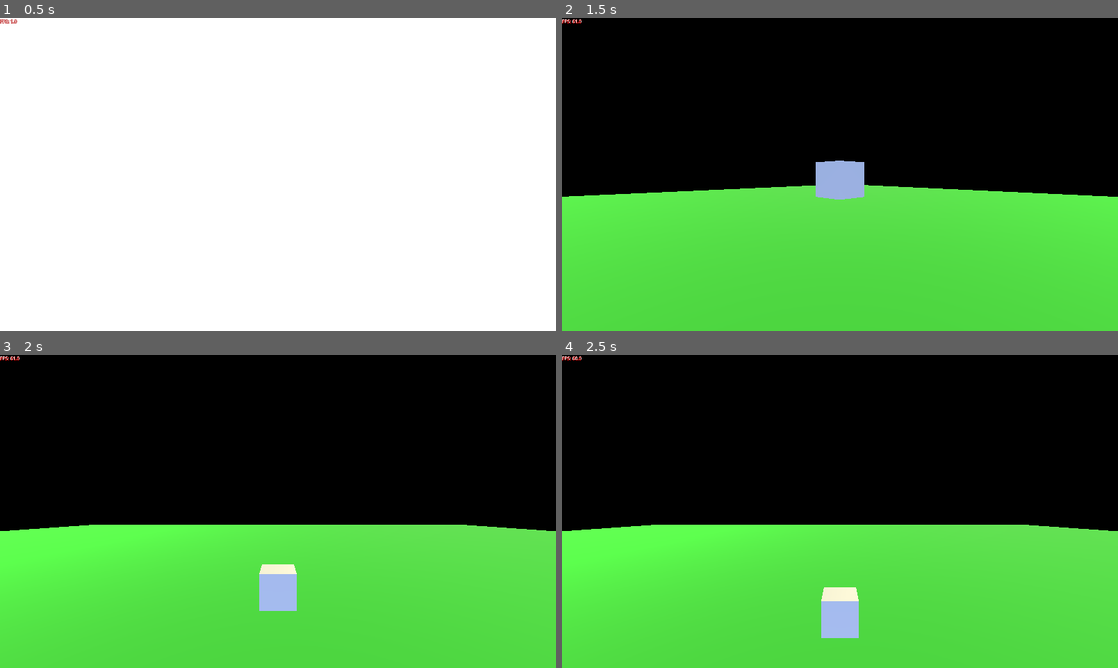
Above: before the commit, frames 1-4 (two rows, left to right).
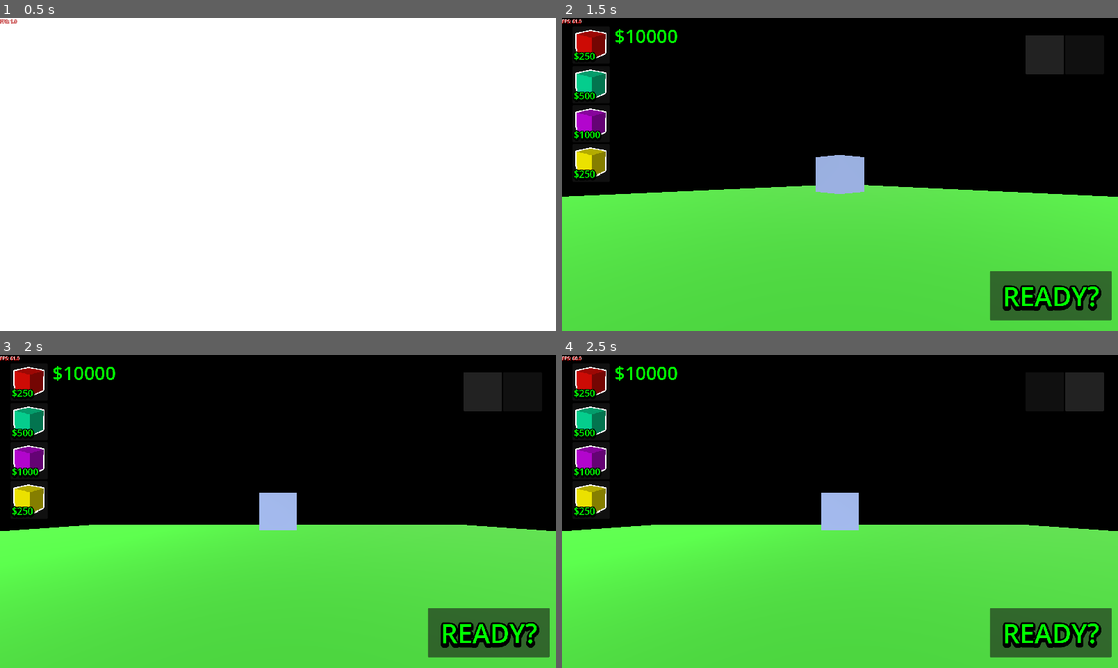
Above: after the commit, the same moments.

Repository: SuperGoon97/CAPJam2025
Game: Godot game, scene res://Scenes/Core/GameCore/game_core.tscn
Two runs of this game, one before a commit and one after it. Both use one fixed random seed, a clock stepped at 60 frames per second and the inputs below. The engine's default icon, where the game draws it, is replaced by a stand-in: a white triangle on a blue panel in a dark square.
Inputs (mouse positions are in pixels of both pictures, inside the frame that each line leads up to; where the layout moved, square brackets give the same spot in the first picture):
- Up to frame 1 (0.5 s): no input
- Up to frame 2 (1.5 s): move the mouse to (962, 158) at 0.52 s; hold Right (Right) 0.53-1.25 s; click (962, 158) at 0.67 s; click (1045, 55) [1051, 296] at 1.25 s
- Up to frame 3 (2 s): no input
- Up to frame 4 (2.5 s): click (1084, 392) at 2.02 s

Frame 1 is identical in both runs. In frame 2, 6.6% of the frame differs, in the area x 2-99%, y 3-97%; in frame 3, 8.1%; in frame 4, 8.2%.

Commit message:
camera buttons for rotating

Diff:
--- a/template/Scenes/UI/Game/shop_control.tscn
+++ b/template/Scenes/UI/Game/shop_control.tscn
@@ -8,6 +8,7 @@
 [ext_resource type="Resource" uid="uid://h5rcays0b5hs" path="res://Scripts/Resources/GameResources/ShipResources/rocket_part_cone.tres" id="5_k1wb0"]
 [ext_resource type="Script" uid="uid://bavouk4ls6rm" path="res://Scripts/UI/Shop/shop_current_score.gd" id="6_ur22g"]
 [ext_resource type="PackedScene" uid="uid://cdtd5iwd0f8tv" path="res://Scenes/UI/Game/shop_goButton.tscn" id="7_culsl"]
+[ext_resource type="Script" uid="uid://dl0voif1yqy05" path="res://Scripts/UI/Shop/button_rot.gd" id="9_k706b"]
 
 [node name="ShopControl" type="Control"]
 layout_mode = 3
@@ -94,3 +95,42 @@
 offset_bottom = -37.0
 grow_horizontal = 0
 grow_vertical = 0
+
+[node name="ArrowContainer" type="HBoxContainer" parent="."]
+layout_mode = 1
+anchors_preset = 1
+anchor_left = 1.0
+anchor_right = 1.0
+offset_left = -320.0
+offset_top = 60.0
+offset_right = -49.0
+offset_bottom = 194.0
+grow_horizontal = 0
+
+[node name="Button_Rot" type="Button" parent="ArrowContainer"]
+layout_mode = 2
+size_flags_horizontal = 3
+focus_mode = 0
+script = ExtResource("9_k706b")
+metadata/_custom_type_script = "uid://dgx1cflkdckp7"
+
+[node name="TextureRect" type="TextureRect" parent="ArrowContainer/Button_Rot"]
+layout_mode = 0
+offset_right = 40.0
+offset_bottom = 40.0
+
+[node name="Button_Rot2" type="Button" parent="ArrowContainer"]
+layout_mode = 2
+size_flags_horizontal = 3
+focus_mode = 0
+script = ExtResource("9_k706b")
+rotate_right = true
+metadata/_custom_type_script = "uid://dgx1cflkdckp7"
+
+[node name="TextureRect" type="TextureRect" parent="ArrowContainer/Button_Rot2"]
+layout_mode = 0
+offset_right = 40.0
+offset_bottom = 40.0
+
+[connection signal="pressed" from="ArrowContainer/Button_Rot" to="ArrowContainer/Button_Rot" method="_on_pressed"]
+[connection signal="pressed" from="ArrowContainer/Button_Rot2" to="ArrowContainer/Button_Rot2" method="_on_pressed"]
--- a/template/Scripts/Class/Bus/signal_bus.gd
+++ b/template/Scripts/Class/Bus/signal_bus.gd
@@ -19,3 +19,7 @@
 signal physics_enabled
 @warning_ignore("unused_signal")
 signal score_changed(new_score:int)
+@warning_ignore("unused_signal")
+signal rotate_cam_right
+@warning_ignore("unused_signal")
+signal rotate_cam_left
--- /dev/null
+++ b/template/Scripts/UI/Shop/button_rot.gd
@@ -0,0 +1,15 @@
+extends ButtonBase
+
+@export var rotate_right = false
+
+func _ready() -> void:
+	pass # Replace with function body.
+
+
+
+
+func _on_pressed() -> void:
+	if rotate_right == true:
+		GVar.signal_bus.rotate_cam_right.emit()
+	else:
+		GVar.signal_bus.rotate_cam_left.emit()
Not shown: 1 places in template/Scenes/UI/Game/shop_control.tscn that only renumber resources
Not shown, added: template/Scripts/UI/Shop/button_rot.gd.uid
